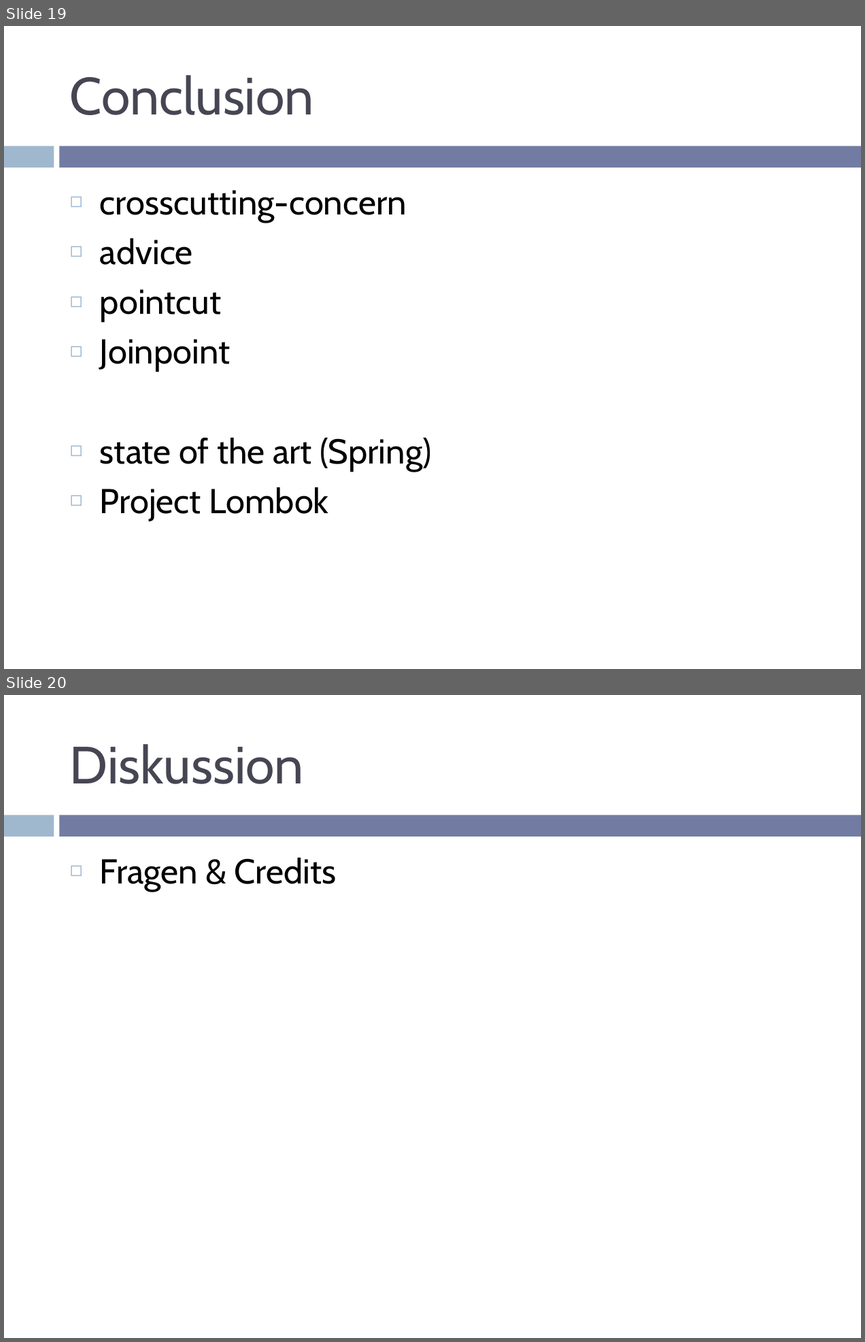
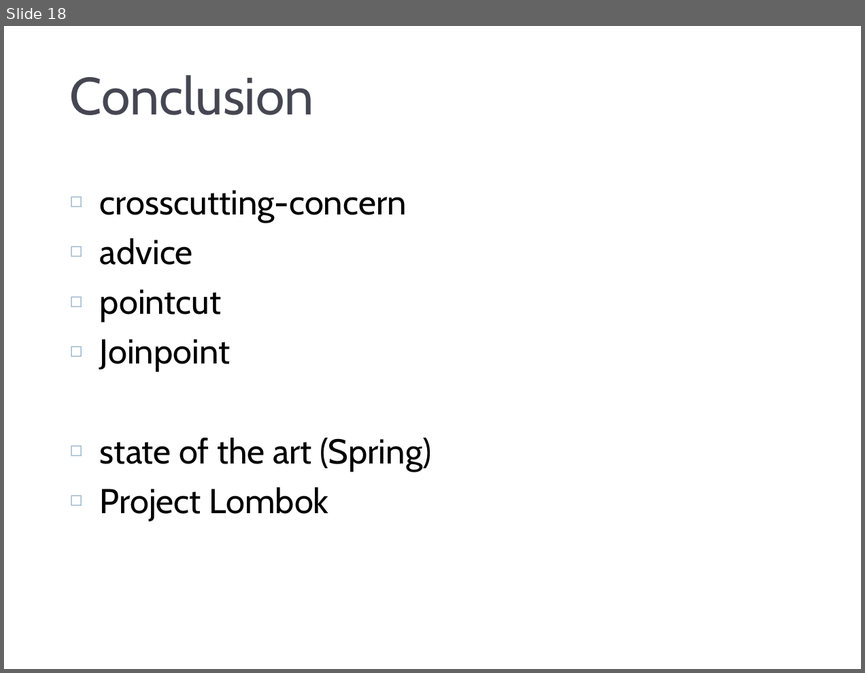
Before and after one commit to RainerW/sdc2012, a slide deck: presentation/aop.pptm. Shown one above the other, each under a label of ours: slides 19 and 20 before the commit, slide 18 after it. The pictures are 865x1342 and 865x673 pixels, drawn with LibreOffice and Linux fonts; fonts in the diff are those of the drawing; background and template pictures are left out. Boxes give left, top, right and bottom in pixels: in the first picture for what was removed or moved away, otherwise in the second. Text is boxed around its words. In the diff, an @@ line names an element or a change of style, - is before the commit and + after.

```diff
--- a/presentation/aop.pptm
+++ b/presentation/aop.pptm
@@ slide 20 removed at [4, 695, 861, 1338], background #FFFFFF; not listed: 2 template elements that a slide beside it also shows @@
@@ title removed at [70, 744, 304, 784] @@
-Diskussion
@@ text removed at [100, 858, 337, 891] @@
-◻ Fragen & Credits
@@ what was slide 19 is now slide 18 @@
@@ slide 18 changed as well @@
@@ rectangle removed at [4, 146, 54, 167] @@
@@ rectangle added at [4, 138, 861, 172], fill #FFFFFF, outline #FFFFFF 1.5 pt @@
```
Also in this commit, not shown: 17 other slides changed, 1 slide added, 2 other slides removed.
